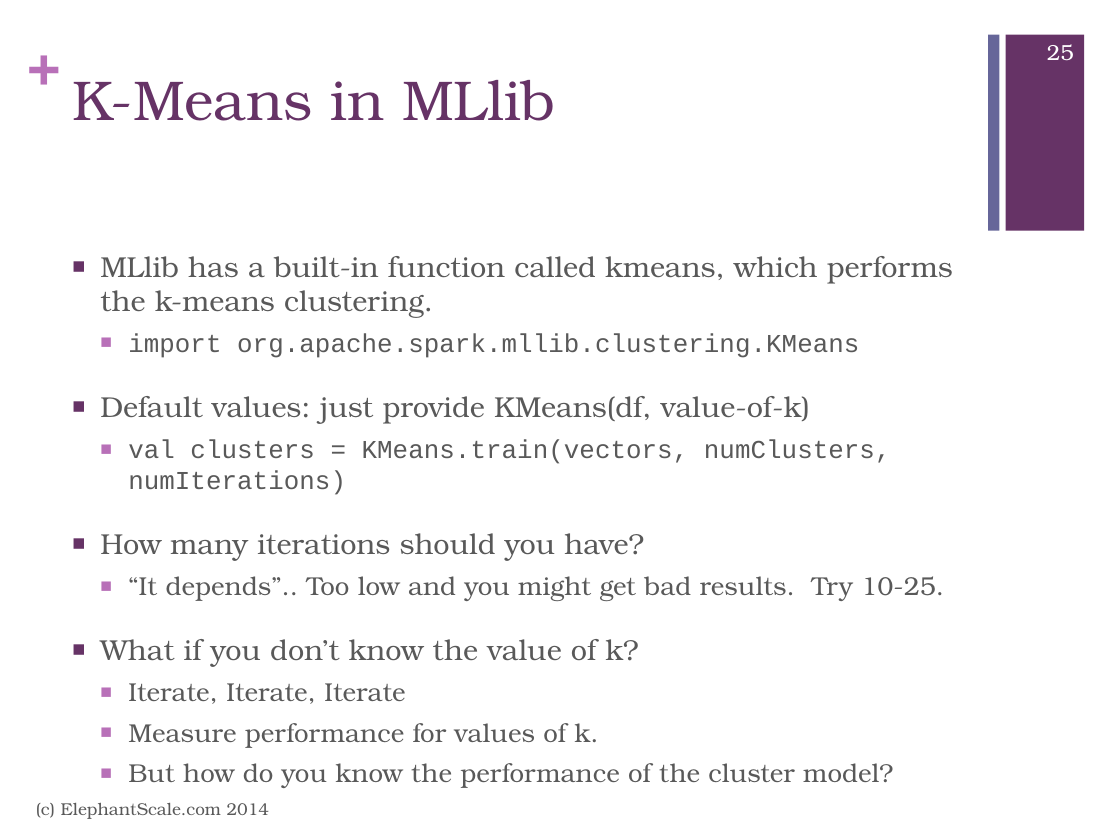
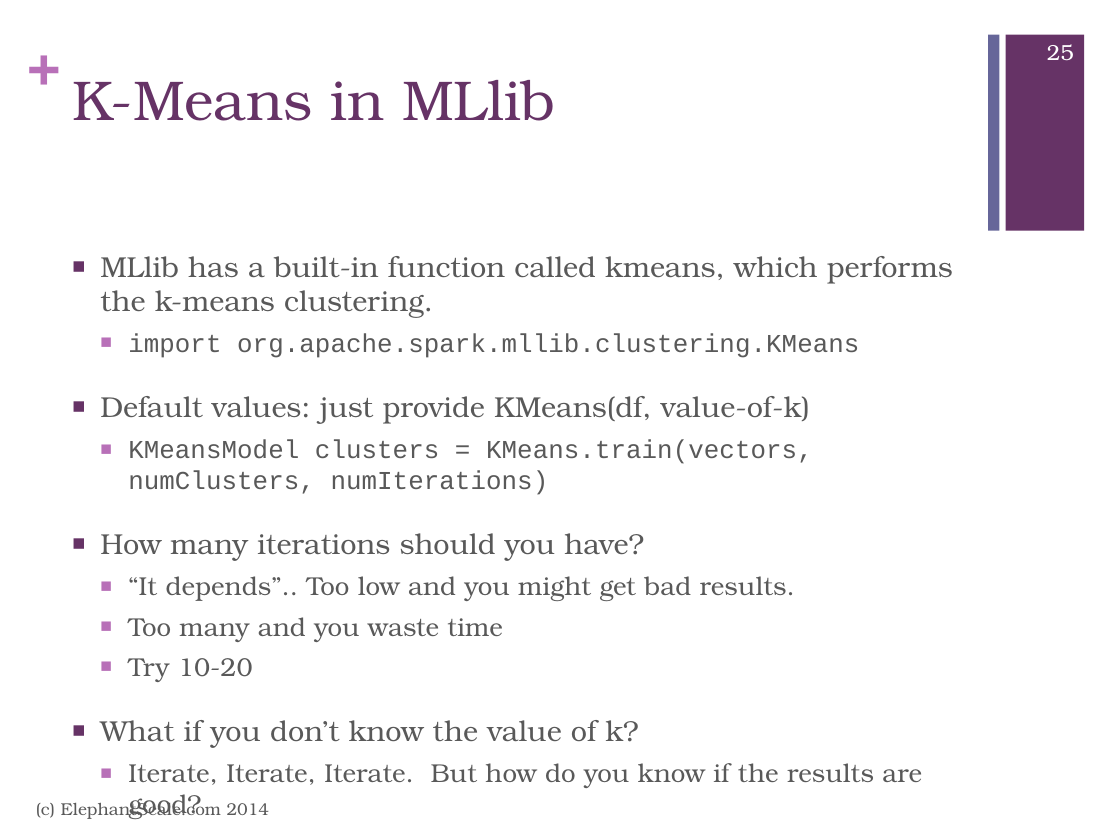
Before and after one commit to mattvinks/spark-labs, a slide deck: slide 25 of slides/MLLib.pptx. Drawn at 1120x840 pixels with LibreOffice and Linux fonts; fonts in the diff are those of the drawing. Boxes give left, top, right and bottom in pixels: in the first picture for what was removed or moved away, otherwise in the second. Text is boxed around its words. In the diff, an @@ line names an element or a change of style, - is before the commit and + after.

Commit message:
Added more code examples for MLLib

```diff
--- a/slides/MLLib.pptx
+++ b/slides/MLLib.pptx
@@ text at bbox=[128, 439, 813, 495]: text changed @@
-  ■ val clusters = KMeans.train(vectors, numClusters, numIterations)
+  ■ KMeansModel clusters = KMeans.train(vectors, numClusters, numIterations)
@@ text at bbox=[128, 576, 795, 682]: text changed @@
-  ■ “It depends”.. Too low and you might get bad results. Try 10-25.
+  ■ “It depends”.. Too low and you might get bad results.
+  ■ Too many and you waste time
+  ■ Try 10-20
@@ text at bbox=[128, 763, 922, 819]: text changed @@
-  ■ Iterate, Iterate, Iterate
-  ■ Measure performance for values of k.
-  ■ But how do you know the performance of the cluster model?
+  ■ Iterate, Iterate, Iterate. But how do you know if the results are good?
```
Also in this commit, not shown: 6 other slides changed, 7 slides added.
